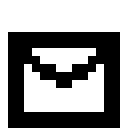
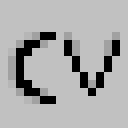
The second 128 x 128 image is a revision of the first. Changes to its layers:
added layer "Calque 4" above "cv" over [8, 32, 120, 104]
hid "mail" over [8, 32, 120, 128]
showed "Calque 1", painted on it over [0, 0, 128, 128]
